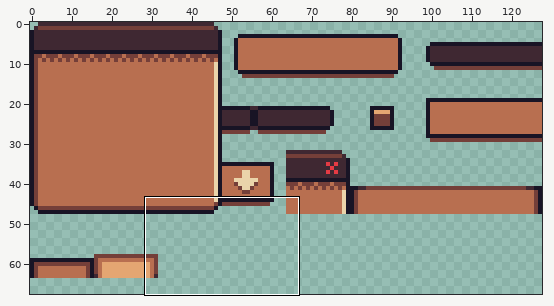
Edited in one commit: sprite sheet (wingrid/assets/art/tiles/tiles_default.png). Above: a wide view before the commit, with the close-up outlined.
Close-up. Old version:
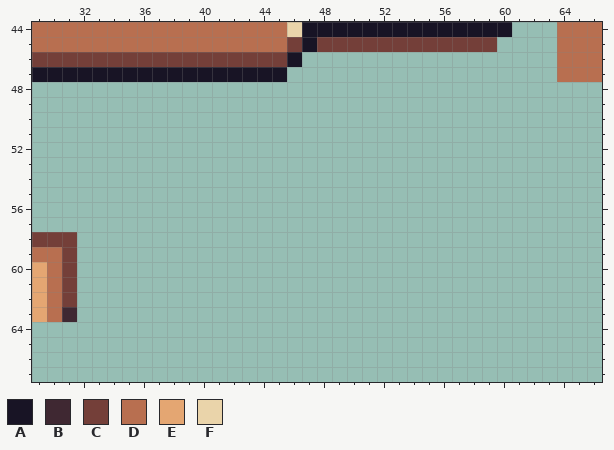
The file is 128x128 pixels. Shown: x 29..66, y 44..67. The wide view leaves out empty margins.
Palette (. is transparent): A #181425  B #3f2832  C #743f39  D #b86f50  E #e4a672  F #ead4aa
Pixels before, first column x 29:
44 DDDDDDDDDDDDDDDDDFAAAAAAAAAAAAAA...DDD
45 DDDDDDDDDDDDDDDDDCACCCCCCCCCCCC....DDD
46 CCCCCCCCCCCCCCCCCA.................DDD
47 AAAAAAAAAAAAAAAAA..................DDD
48 ......................................
49 ......................................
50 ......................................
51 ......................................
52 ......................................
53 ......................................
54 ......................................
55 ......................................
56 ......................................
57 ......................................
58 CCC...................................
59 DDC...................................
60 EDC...................................
61 EDC...................................
62 EDC...................................
63 EDB...................................
The same view after the edit:
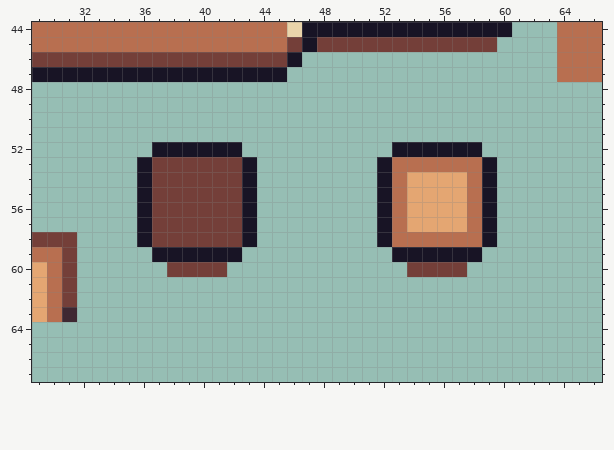
The exact change:
y 52: x 37..42 ...... -> AAAAAA; x 53..58 ...... -> AAAAAA
y 53: x 36..43 ........ -> ACCCCCCA; x 52..59 ........ -> ADDDDDDA
y 54..57: x 36..43 ........ -> ACCCCCCA; x 52..59 ........ -> ADEEEEDA
y 58: x 36..43 ........ -> ACCCCCCA; x 52..59 ........ -> ADDDDDDA
y 59: x 37..42 ...... -> AAAAAA; x 53..58 ...... -> AAAAAA
y 60: x 38..41 .... -> CCCC; x 54..57 .... -> CCCC
Pixel boxes of the changes (left, top, right, bottom) in both close-ups:
added: (137, 142, 257, 277)
added: (377, 142, 497, 277)
